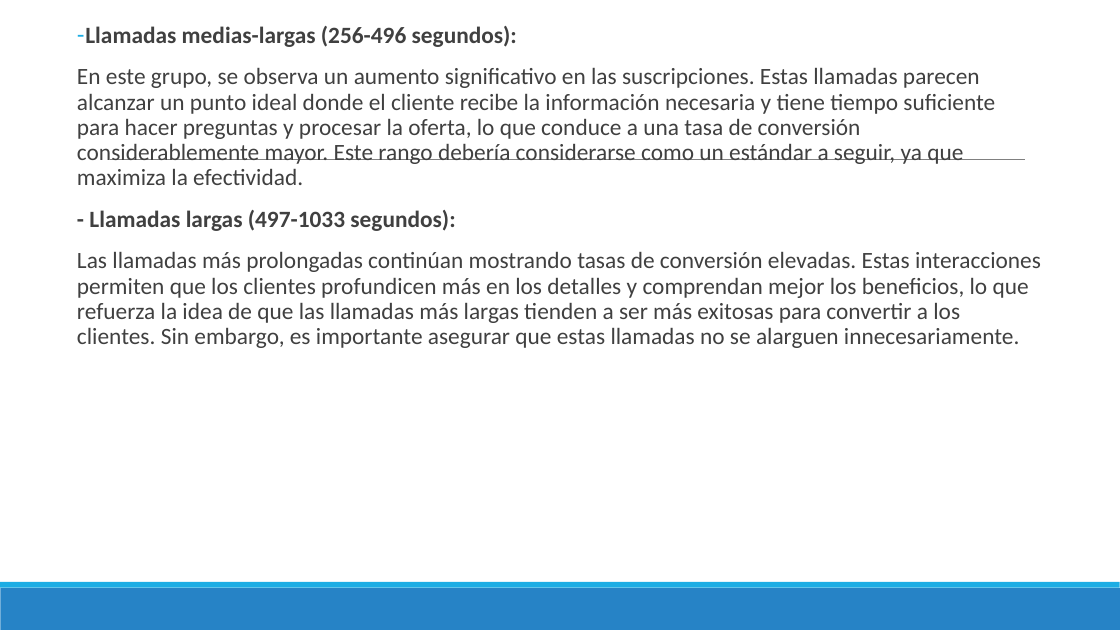
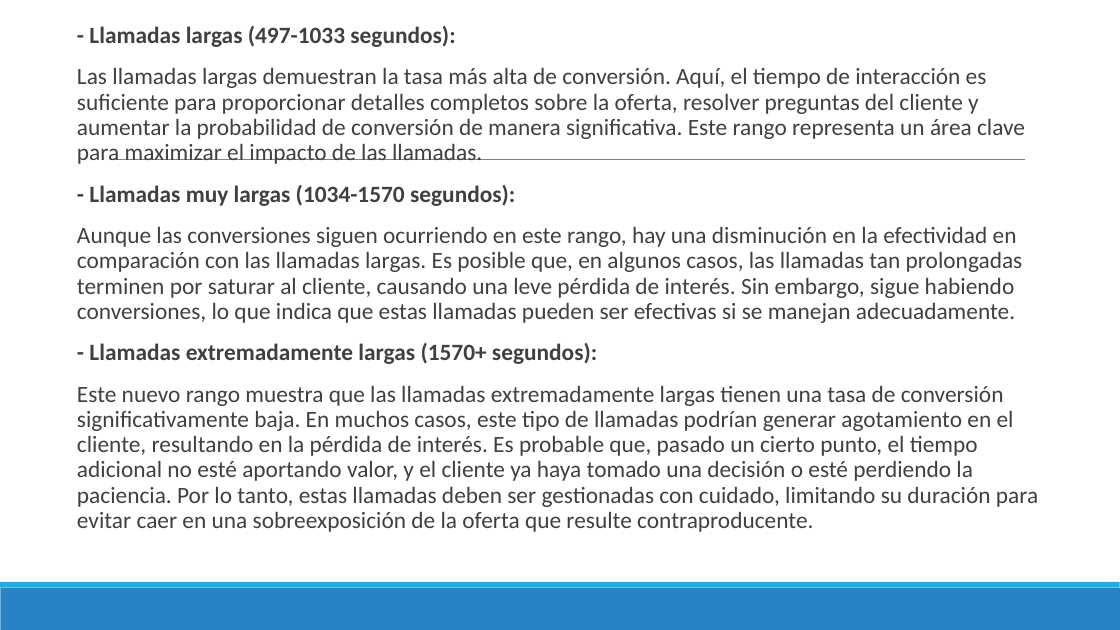
Before and after one commit to MarinaTorba/PersonalDataProrjects, a slide deck: slide 9 of Equip_B/results/Marketing/20241012_Borrador_desafiament_1_Marketing.pptx. Drawn at 1120x630 pixels with LibreOffice and Linux fonts; fonts in the diff are those of the drawing. Boxes give left, top, right and bottom in pixels: in the first picture for what was removed or moved away, otherwise in the second. Text is boxed around its words. In the diff, an @@ line names an element or a change of style, - is before the commit and + after.

```diff
--- a/Equip_B/results/Marketing/20241012_Borrador_desafiament_1_Marketing.pptx
+++ b/Equip_B/results/Marketing/20241012_Borrador_desafiament_1_Marketing.pptx
@@ text at bbox=[77, 26, 995, 185]: paragraphs removed @@
-– Llamadas medias-largas (256-496 segundos):
-En este grupo, se observa un aumento significativo en las suscripciones. Estas llamadas parecen alcanzar un punto ideal donde el cliente recibe la información necesaria y tiene tiempo suficiente para hacer preguntas y procesar la oferta, lo que conduce a una tasa de conversión considerablemente mayor. Este rango debería considerarse como un estándar a seguir, ya que maximiza la efectividad.
@@ text at bbox=[77, 68, 1038, 532]: text changed @@
-Las llamadas más prolongadas continúan mostrando tasas de conversión elevadas. Estas interacciones permiten que los clientes profundicen más en los detalles y comprendan mejor los beneficios, lo que refuerza la idea de que las llamadas más largas tienden a ser más exitosas para convertir a los clientes. Sin embargo, es importante asegurar que estas llamadas no se alarguen innecesariamente.
+Las llamadas largas demuestran la tasa más alta de conversión. Aquí, el tiempo de interacción es suficiente para proporcionar detalles completos sobre la oferta, resolver preguntas del cliente y aumentar la probabilidad de conversión de manera significativa. Este rango representa un área clave para maximizar el impacto de las llamadas.
+- Llamadas muy largas (1034-1570 segundos):
+Aunque las conversiones siguen ocurriendo en este rango, hay una disminución en la efectividad en comparación con las llamadas largas. Es posible que, en algunos casos, las llamadas tan prolongadas terminen por saturar al cliente, causando una leve pérdida de interés. Sin embargo, sigue habiendo conversiones, lo que indica que estas llamadas pueden ser efectivas si se manejan adecuadamente.
+- Llamadas extremadamente largas (1570+ segundos):
+Este nuevo rango muestra que las llamadas extremadamente largas tienen una tasa de conversión significativamente baja. En muchos casos, este tipo de llamadas podrían generar agotamiento en el cliente, resultando en la pérdida de interés. Es probable que, pasado un cierto punto, el tiempo adicional no esté aportando valor, y el cliente ya haya tomado una decisión o esté perdiendo la paciencia. Por lo tanto, estas llamadas deben ser gestionadas con cuidado, limitando su duración para evitar caer en una sobreexposición de la oferta que resulte contraproducente.
```
Also in this commit, not shown: 9 other slides changed, 8 slides removed, 1 other file.
